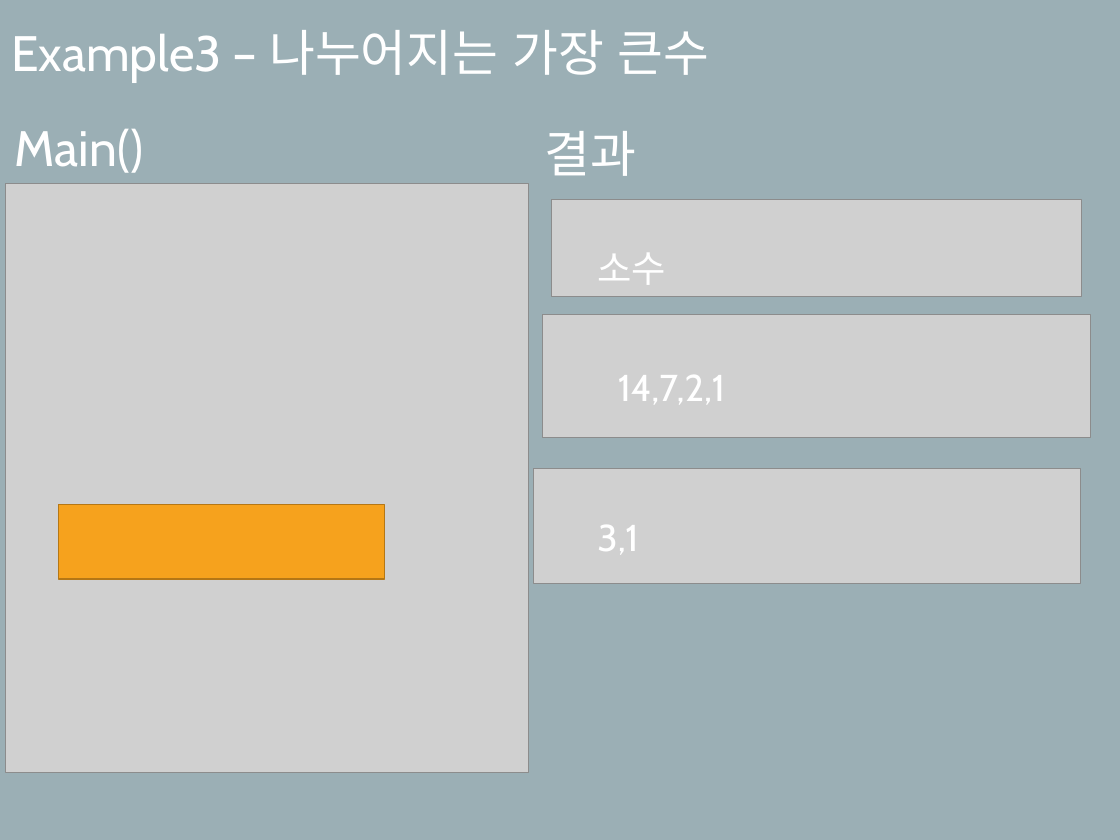
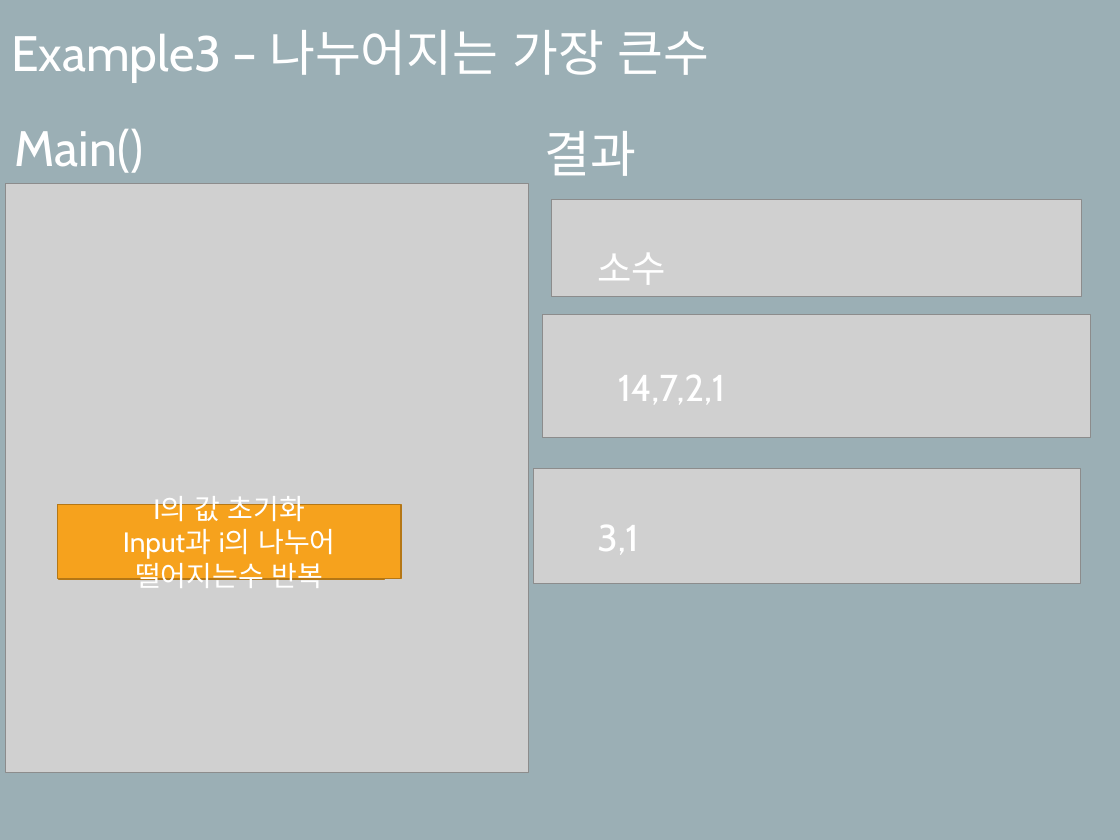
Before and after one commit to SekyuShin/Mentoring, a slide deck: slide 14 of 2019_Mentoring/5_weeks/멘토링_5주차.pptx. Drawn at 1120x840 pixels with LibreOffice and Linux fonts; fonts in the diff are those of the drawing; grey boxes stand for pictures. Boxes give left, top, right and bottom in pixels: in the first picture for what was removed or moved away, otherwise in the second. Text is boxed around its words. In the diff, an @@ line names an element or a change of style, - is before the commit and + after.

```diff
--- a/2019_Mentoring/5_weeks/멘토링_5주차.pptx
+++ b/2019_Mentoring/5_weeks/멘토링_5주차.pptx
@@ rectangle added at [57, 504, 401, 578], fill #F6A21D, outline #B67815 1 pt, 18 pt, text #FFFFFF @@
+I의 값 초기화
+Input과 i의 나누어 떨어지는수 반복
```
Also in this commit, not shown: 4 other slides changed.
